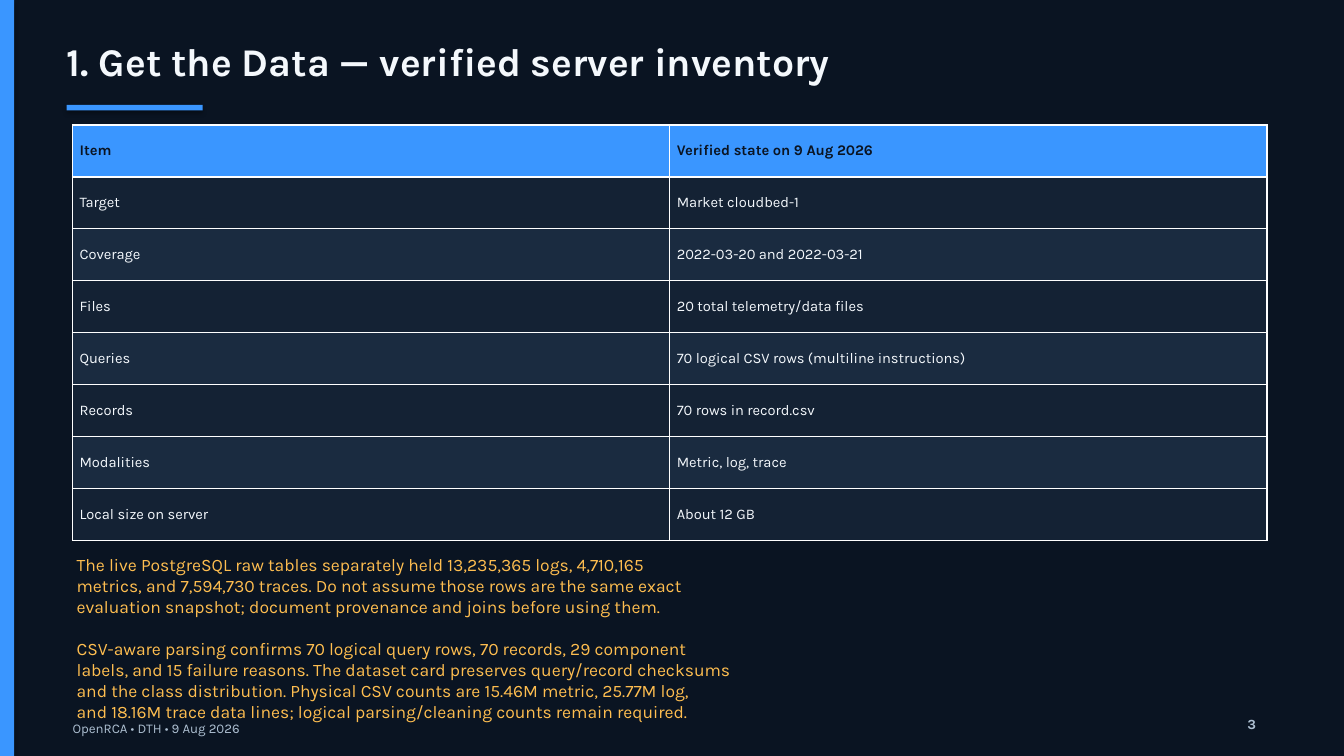
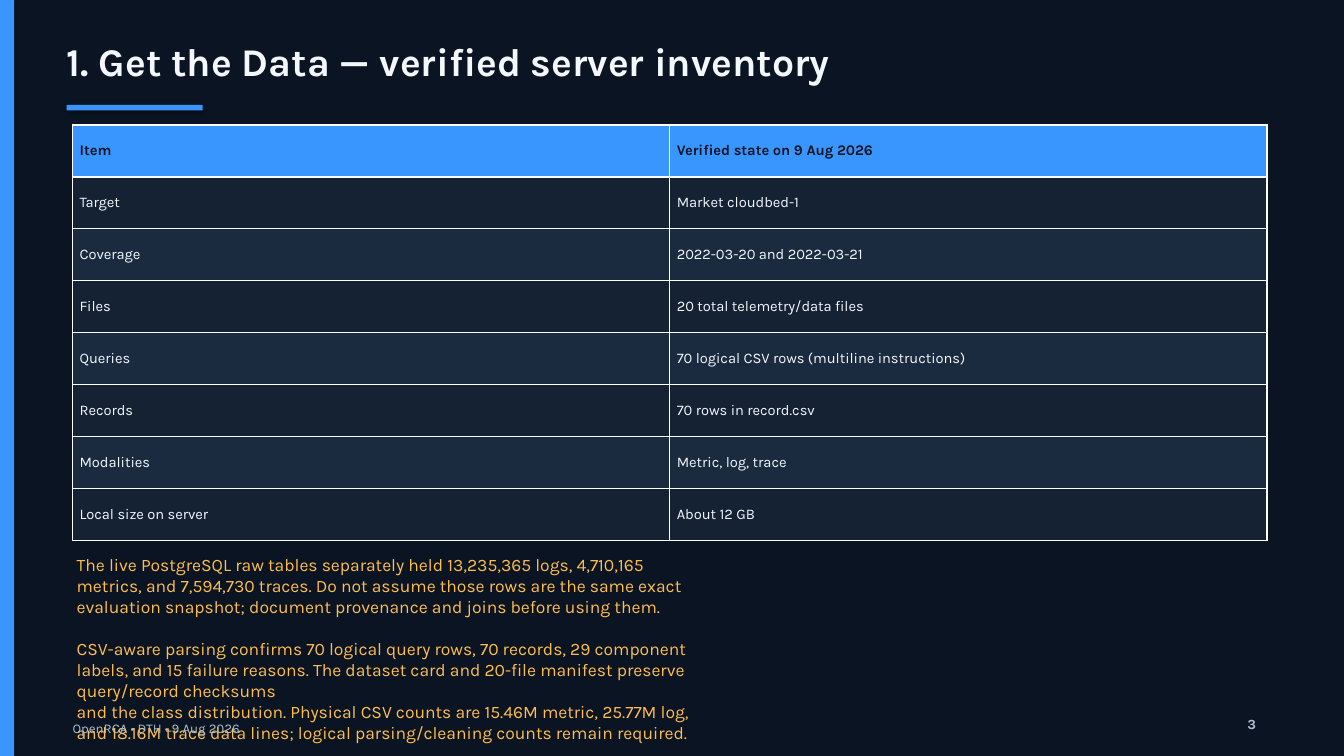
Before and after one commit to DuongNg1111/openrca_dth_deploy, a slide deck: slide 3 of docs/slides/capstone_review_2026-08-09.pptx. Drawn at 1344x756 pixels with LibreOffice and Linux fonts; fonts in the diff are those of the drawing. Boxes give left, top, right and bottom in pixels: in the first picture for what was removed or moved away, otherwise in the second. Text is boxed around its words. In the diff, an @@ line names an element or a change of style, - is before the commit and + after.

Commit message:
docs(data): add verified Market file manifest

```diff
--- a/docs/slides/capstone_review_2026-08-09.pptx
+++ b/docs/slides/capstone_review_2026-08-09.pptx
@@ text at [77,559,689,744]: text changed @@
-The live PostgreSQL raw tables separately held 13,235,365 logs, 4,710,165
-metrics, and 7,594,730 traces. Do not assume those rows are the same exact
-evaluation snapshot; document provenance and joins before using them.
-CSV-aware parsing confirms 70 logical query rows, 70 records, 29 component
-labels, and 15 failure reasons. The dataset card preserves query/record checksums
-and the class distribution. Physical CSV counts are 15.46M metric, 25.77M log,
-and 18.16M trace data lines; logical parsing/cleaning counts remain required.
+The live PostgreSQL raw tables separately held 13,235,365 logs, 4,710,165
+metrics, and 7,594,730 traces. Do not assume those rows are the same exact
+evaluation snapshot; document provenance and joins before using them.
+CSV-aware parsing confirms 70 logical query rows, 70 records, 29 component
+labels, and 15 failure reasons. The dataset card and 20-file manifest preserve
+query/record checksums
+and the class distribution. Physical CSV counts are 15.46M metric, 25.77M log,
+and 18.16M trace data lines; logical parsing/cleaning counts remain required.
```
Also in this commit, not shown: 2 other slides changed, 4 other files.
